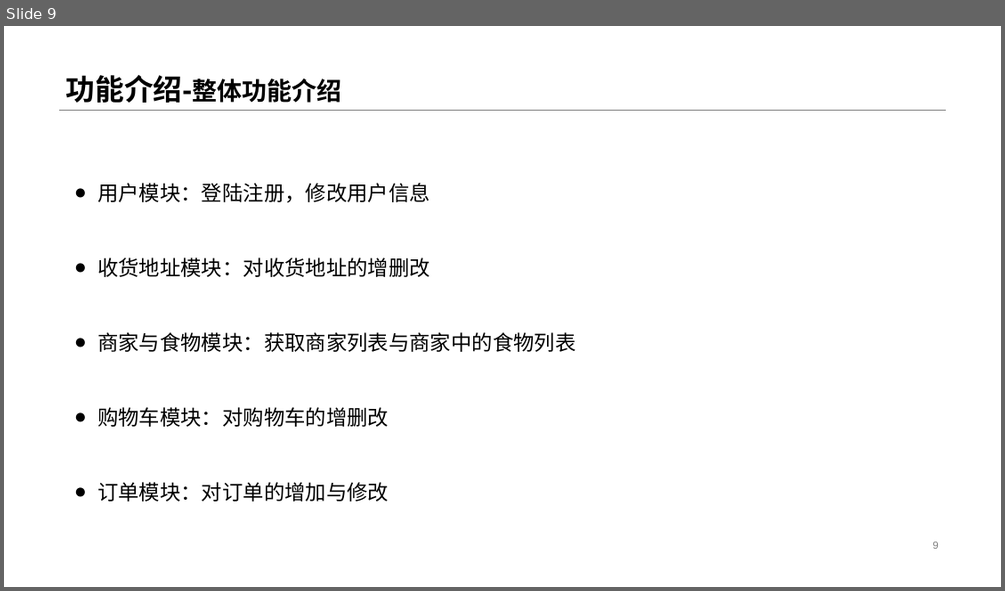
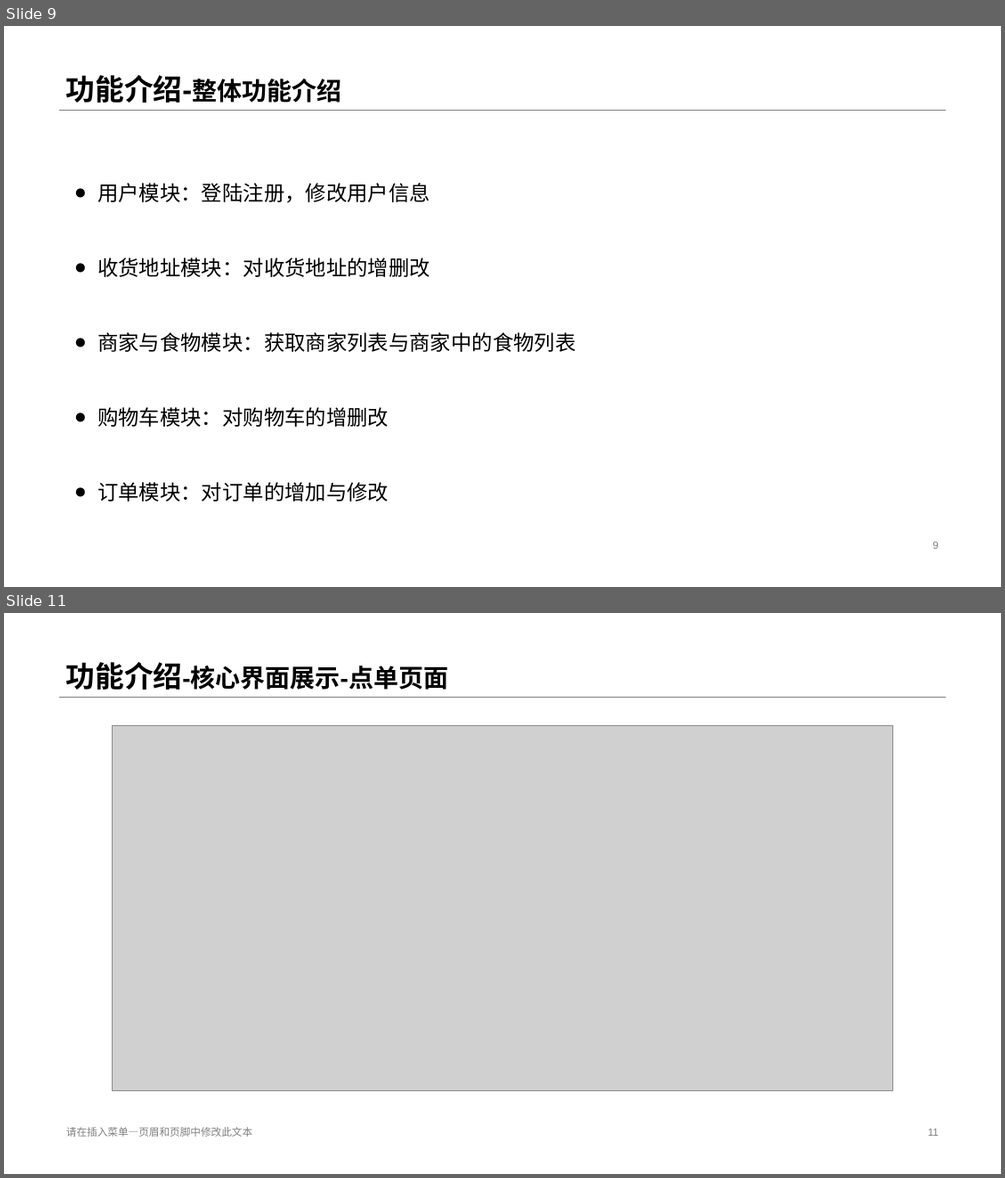
Before and after one commit to 2042270217/CausedByEating, a slide deck: doc/项目路演PPT-项目名称-第24组.pptx. Shown one above the other, each under a label of ours: slide 9 before the commit, slides 9 and 11 after it; the slides between them are not shown. The pictures are 1005x591 and 1005x1178 pixels, drawn with LibreOffice and Linux fonts; fonts in the diff are those of the drawing; grey boxes stand for pictures. Boxes give left, top, right and bottom in pixels: in the first picture for what was removed or moved away, otherwise in the second. Text is boxed around its words. In the diff, an @@ line names an element or a change of style, - is before the commit and + after.

```diff
--- a/doc/项目路演PPT-项目名称-第24组.pptx
+++ b/doc/项目路演PPT-项目名称-第24组.pptx
@@ slide 11 added at (x1=4, y1=613, x2=1001, y2=1174), background #FFFFFF; not listed: 1 template element that a slide beside it also shows @@
@@ title added at (x1=66, y1=662, x2=448, y2=690), 24 pt, text #000000, bold @@
+功能介绍-核心界面展示-点单页面
@@ picture added at (x1=113, y1=725, x2=892, y2=1090) @@
@@ text added at (x1=66, y1=1127, x2=252, y2=1136), 10 pt, text #808080 @@
+请在插入菜单—页眉和页脚中修改此文本
@@ page number added at (x1=928, y1=1128, x2=938, y2=1135), 10 pt, text #808080 @@
+11
```
Also in this commit, not shown: 3 slides changed, 2 other slides added.
